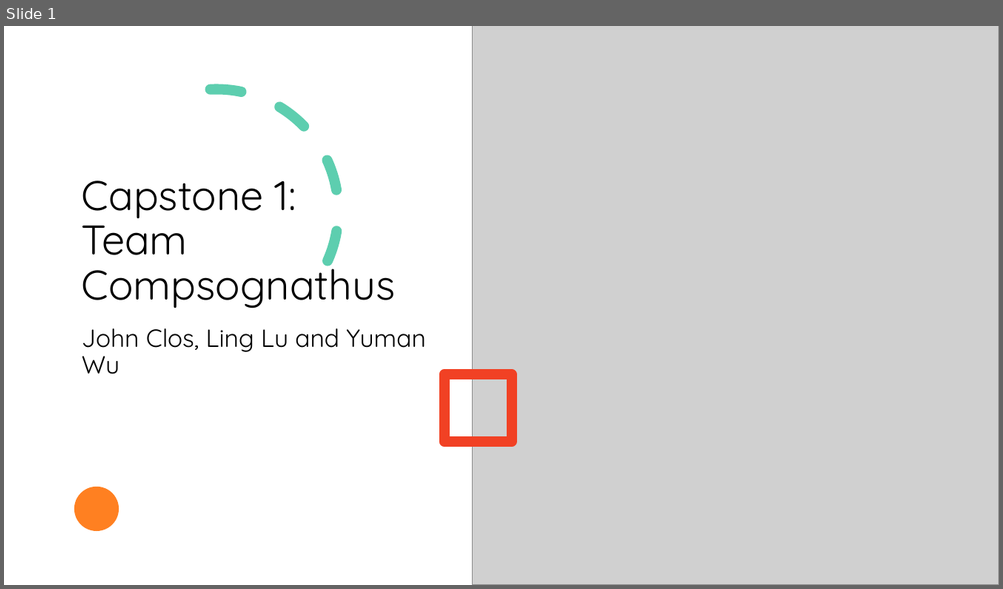
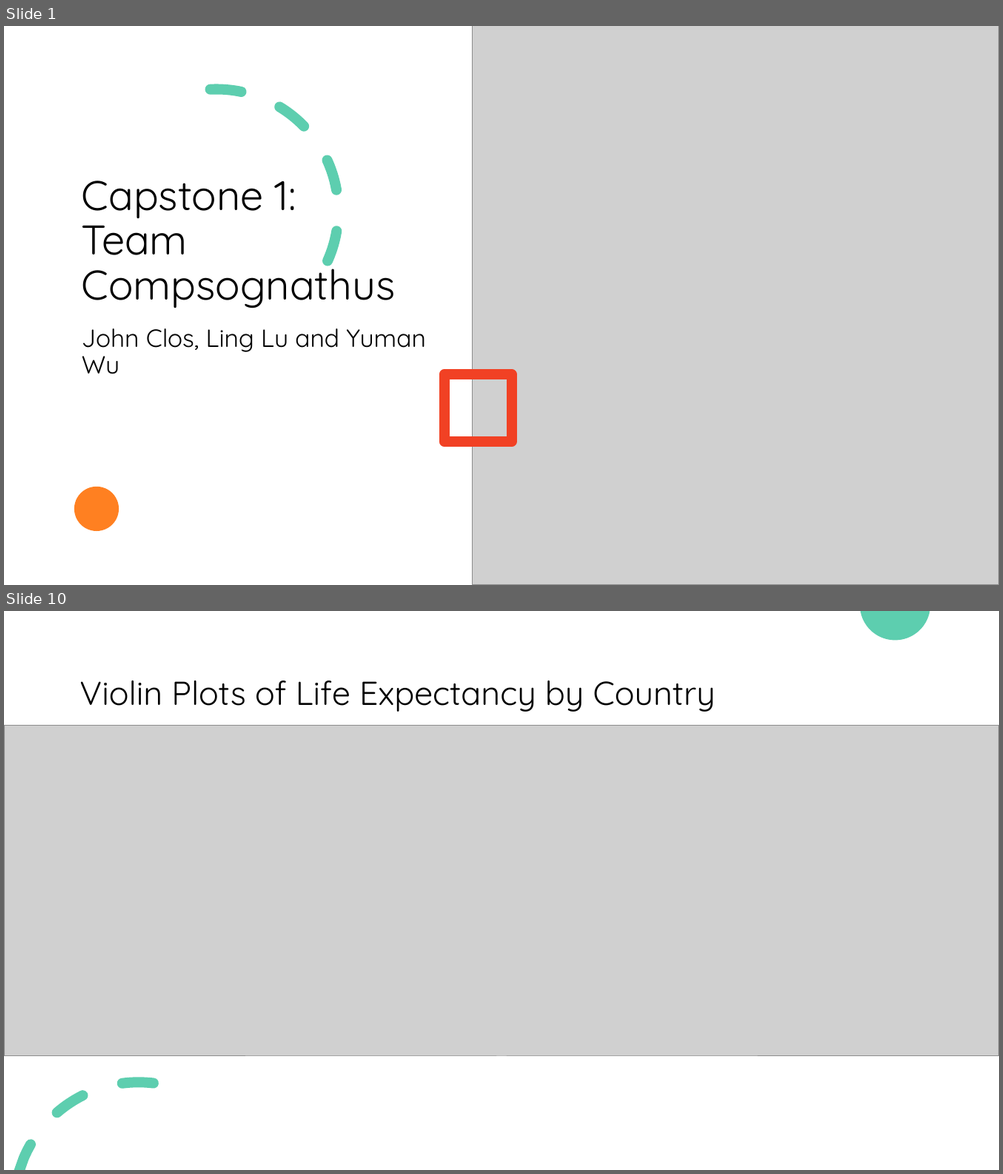
Before and after one commit to ywu223/Capstone1_Compsognathus, a slide deck: Capstone 1 Project Presentation.pptx. Shown one above the other, each under a label of ours: slide 1 before the commit, slides 1 and 10 after it; the slides between them are not shown. The pictures are 1003x589 and 1003x1174 pixels, drawn with LibreOffice and Linux fonts; fonts in the diff are those of the drawing; grey boxes stand for pictures. Boxes give left, top, right and bottom in pixels: in the first picture for what was removed or moved away, otherwise in the second. Text is boxed around its words. In the diff, an @@ line names an element or a change of style, - is before the commit and + after.

```diff
--- a/Capstone 1 Project Presentation.pptx
+++ b/Capstone 1 Project Presentation.pptx
@@ slide 10 added at bbox=[4, 611, 999, 1170], background #FFFFFF @@
@@ freeform shape added at bbox=[860, 611, 930, 640], fill #5DCEAF @@
@@ title added at bbox=[79, 681, 715, 712], 32 pt, text #000000 @@
+Violin Plots of Life Expectancy by Country
@@ picture added at bbox=[4, 725, 999, 1056] @@
@@ freeform shape added at bbox=[14, 1077, 159, 1170], fill #5DCEAF @@
```
Also in this commit, not shown: 3 slides changed, 7 other slides added, 1 other file.
